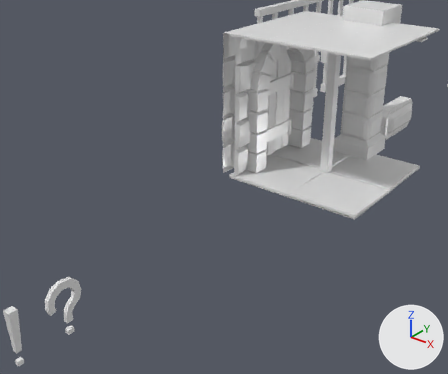
Renders of the FBX model GoblinKing/Assets/GoblinKing/Models/assets.fbx from each side of a commit.
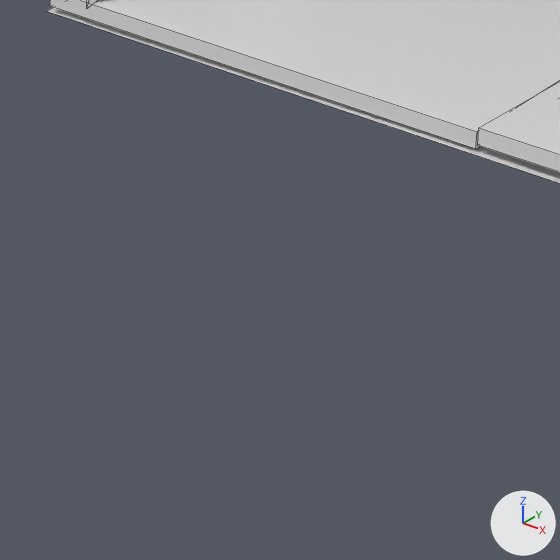
Old and new are each drawn from a 50 mm camera at (1.989, -4.667, 1.856) aimed at (-0.176, -1.96, 0.178) and again close up on the part from 50% to 67% of the width and 47% to 68% of the height. The axes (+X, +Y, +Z) are drawn at lower right. The lights are the same throughout. The close-ups show mesh edges as thin lines.

Objects in the first close-up: 'StoneTileGround1'.
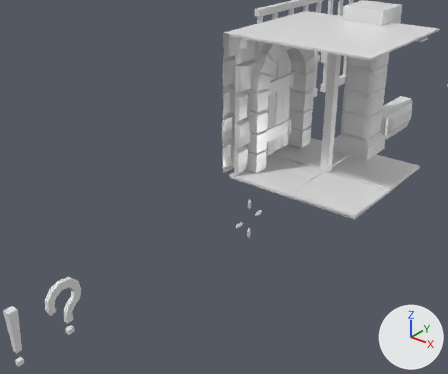
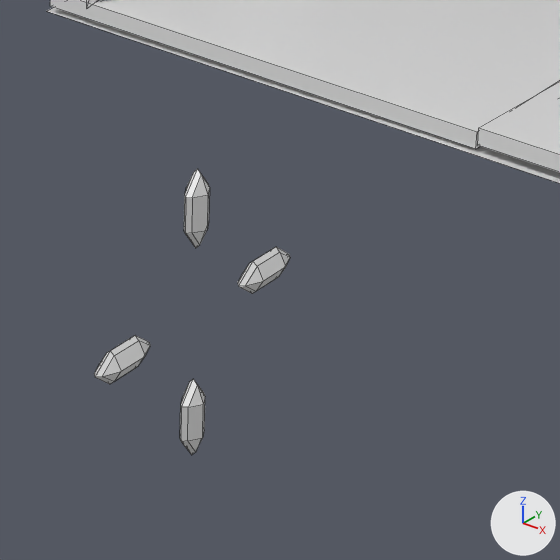
Boxes [x1, y1, x2, y2] around the edits, measured in the close-ups (560 x 560 px):
'Crosshair', added: after [94, 169, 290, 455]

The change, as a diff of the scene's bpy script:
```diff
--- a/GoblinKing/Assets/GoblinKing/Models/assets.fbx.py
+++ b/GoblinKing/Assets/GoblinKing/Models/assets.fbx.py
@@ me_crosshair_001 @@
+me_crosshair_001.from_pydata(...)  # 88 vertices, 96 faces; spans x -0.011..0.011, y -0.139..0.139, z -0.139..0.139
+me_crosshair_001.materials.append(mat_previewmaterial)  # white #e7e7e7
@@ ob_crosshair @@
+ob_crosshair = bpy.data.objects.new('Crosshair', me_crosshair_001)
+ob_crosshair.location = (0.0, -1.9303, 0.0002)
```
